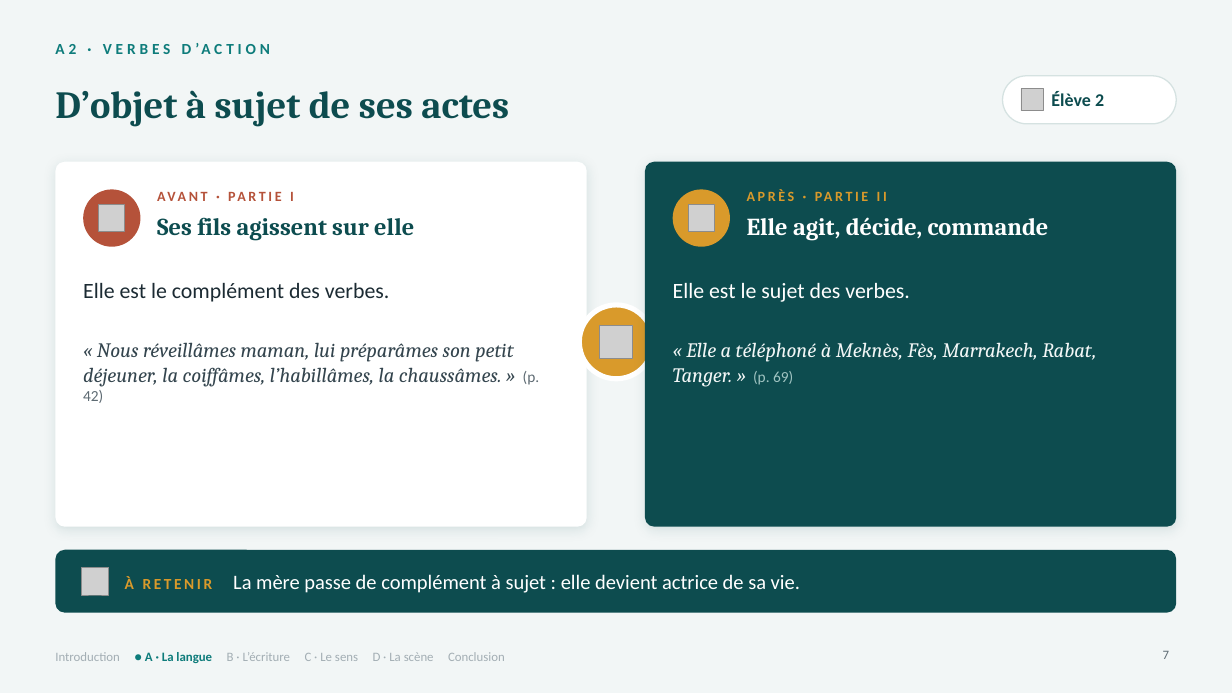
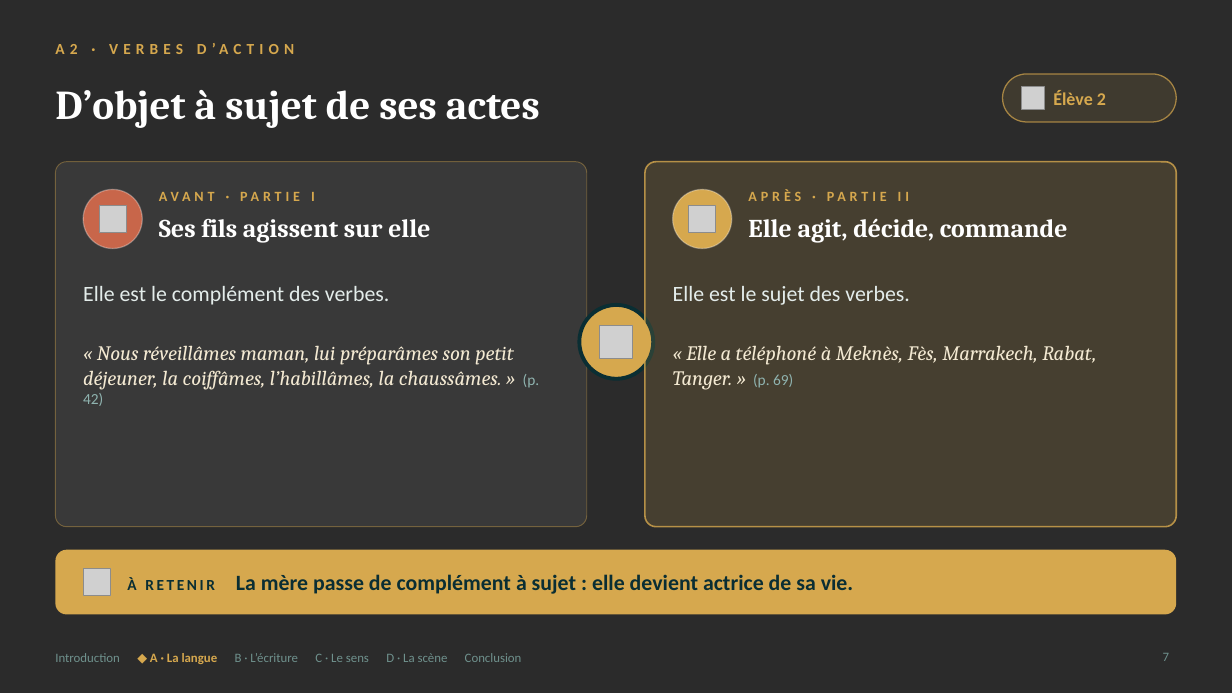
Before and after one commit to Veynoris/Francais-work, a slide deck: slide 7 of output/G4_Presentation.pptx. Drawn at 1232x693 pixels with LibreOffice and Linux fonts; fonts in the diff are those of the drawing; grey boxes stand for pictures; background and template pictures are left out; a plain dark background stands for a picture behind light text. Boxes give left, top, right and bottom in pixels: in the first picture for what was removed or moved away, otherwise in the second. Text is boxed around its words. In the diff, an @@ line names an element or a change of style, - is before the commit and + after.

```diff
--- a/output/G4_Presentation.pptx
+++ b/output/G4_Presentation.pptx
@@ background #F2F6F6 to picture (left out) @@
@@ text "A2 · VERBES D’ACTION" at <box>197,44,207,54</box>: text colour #0E7C7B to #D6A84E, letter spacing 3 to 4 pt @@
@@ title "D’objet à sujet de ses ..." at <box>55,90,540,128</box>: size 30 to 32 pt, text colour #0D4C4F to #FFFFFF @@
@@ rounded rectangle at <box>1003,74,1177,122</box>: fill #FFFFFF to #D6A84E at 12% opacity; outline #D5E2E1 1 pt to #D6A84E 1 pt @@
@@ text "Élève 2" at <box>1053,90,1106,105</box>: text colour #0D4C4F to #D6A84E @@
@@ rounded rectangle at <box>55,162,587,527</box>: fill #FFFFFF to #FFFFFF at 7% opacity; outline none to #D6A84E 0.75 pt; shadow off; proportions changed @@
@@ rounded rectangle at <box>645,162,1177,527</box>: fill #0D4C4F to #D6A84E at 16% opacity; outline none to #D6A84E 1.25 pt; shadow off; proportions changed @@
@@ ellipse at <box>83,189,142,249</box>: fill #B5523A to #C8664A; outline none to #FFFFFF 1 pt @@
@@ text "AVANT · PARTIE I" at <box>286,192,290,201</box>: text colour #B5523A to #D6A84E, letter spacing 2 to 3 pt @@
@@ ellipse at <box>673,189,732,249</box>: fill #D99A2B to #D6A84E; outline none to #FFFFFF 1 pt @@
@@ text "APRÈS · PARTIE II" at <box>749,188,1155,213</box>: text colour #D99A2B to #D6A84E, letter spacing 2 to 3 pt @@
@@ text "Ses fils agissent sur elle" at <box>159,219,430,242</box>: size 19 to 20 pt, text colour #0D4C4F to #FFFFFF @@
@@ text "Elle agit, décide, commande" at <box>748,218,1068,242</box>: size 19 to 20 pt @@
@@ text "Elle est le complément des ..." at <box>83,286,390,305</box>: text colour #1C2B33 to #E3ECEA @@
@@ text "Elle est le sujet des ..." at <box>673,286,910,305</box>: text colour #FFFFFF to #E3ECEA @@
@@ ellipse at <box>579,305,653,379</box>: fill #D99A2B to #D6A84E; outline #FFFFFF 4 pt to #0A2E33 3 pt @@
@@ text "« Nous réveillâmes maman, lui ..." at <box>83,345,540,406</box>: text colour #34454E to #F3E9D2; text colour #5E6B73 to #8FB3AF in "(p. 42)" @@
@@ text "« Elle a téléphoné à ..." at <box>673,345,1096,390</box>: text colour #F2F6F6 to #F3E9D2 in "« Elle a téléphoné à Meknès, Fès, ..."; text colour #9FC3C1 to #8FB3AF in "(p. 69)" @@
@@ rounded rectangle at <box>55,550,1177,615</box>: fill #0D4C4F to #D6A84E; proportions changed @@
@@ text "À RETENIR La mère passe ..." at <box>127,574,854,594</box>: size 16 to 17 pt, text colour #FFFFFF to #0A2E33, bold on in "La mère passe de complément à sujet ..."; text colour #D99A2B to #0A2E33 in "À RETENIR" @@
@@ text at <box>55,653,522,664</box>: text changed; text colour #A3AEB4 to #6F918D @@
-Introduction ● A · La langue B · L’écriture C · Le sens D · La scène Conclusion
+Introduction ◆ A · La langue B · L’écriture C · Le sens D · La scène Conclusion
@@ page number at <box>1163,653,1169,661</box>: text colour #5E6B73 to #6F918D @@
```
Also in this commit, not shown: 22 other slides changed, 2 other files.
